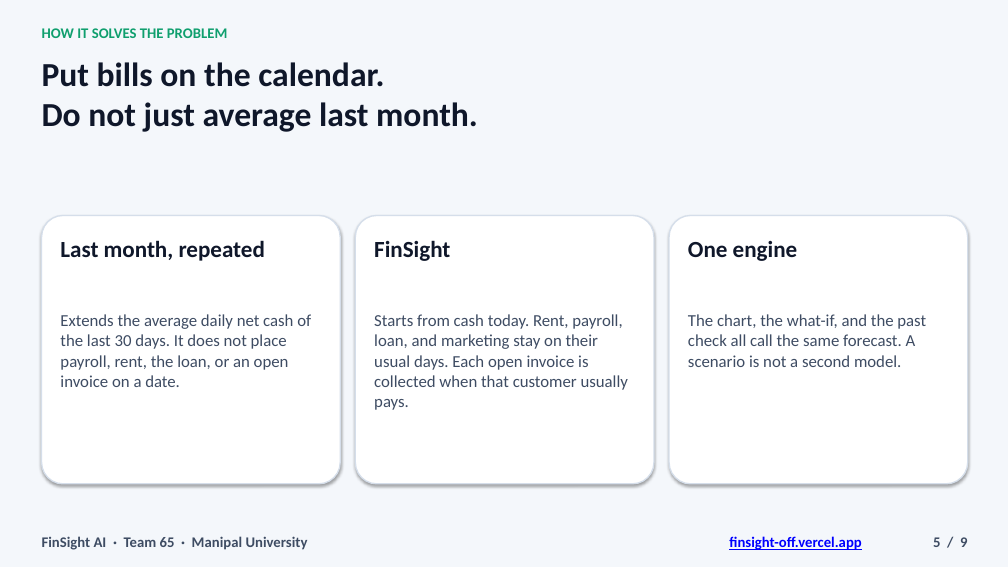
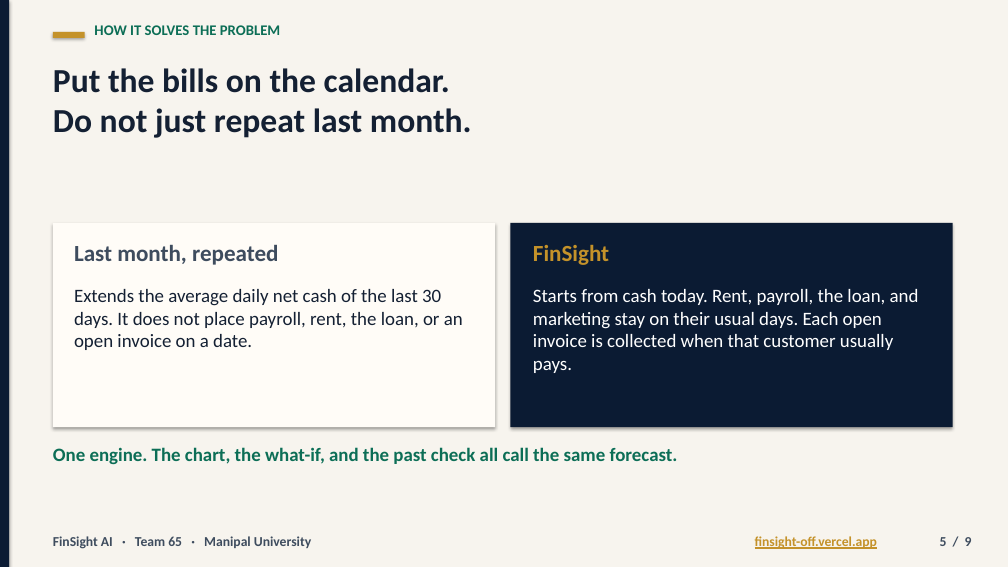
Before and after one commit to Nancy20052020/finsight_off, a slide deck: slide 5 of public/FinSight.pptx. Drawn at 1008x567 pixels with LibreOffice and Linux fonts; fonts in the diff are those of the drawing. Boxes give left, top, right and bottom in pixels: in the first picture for what was removed or moved away, otherwise in the second. Text is boxed around its words. In the diff, an @@ line names an element or a change of style, - is before the commit and + after.

Commit message:
Rebuild the pitch deck as a sharp nine-slide presentation.
Title and closing slides name Amisha Singh and Nancy Verma, Manipal University, Team 65. The middle slides follow the report: the problem, what FinSight does, and how the calendar forecast beats repeating last month. Slides are text only, so they stay sharp.

```diff
--- a/public/FinSight.pptx
+++ b/public/FinSight.pptx
@@ rectangle at bbox=[0, 0, 1008, 567]: fill #F4F7FB to #F7F4EE @@
@@ rectangle added at bbox=[0, 0, 9, 567], fill #0B1B33 @@
@@ text "HOW IT SOLVES THE PROBLEM": place and size @@
-text "HOW IT SOLVES THE PROBLEM" at bbox=[42, 28, 227, 38]
+text "HOW IT SOLVES THE PROBLEM" at bbox=[94, 25, 280, 35]
@@ text "HOW IT SOLVES THE PROBLEM" at bbox=[94, 25, 280, 35]: text colour #0F9F6E to #0C6E56 @@
@@ rectangle added at bbox=[53, 32, 85, 38], fill #C4922A @@
@@ text at bbox=[53, 68, 472, 138]: text changed; text colour #0F172A to #142033 @@
-Put bills on the calendar.
-Do not just average last month.
+Put the bills on the calendar.
+Do not just repeat last month.
@@ rounded rectangle removed at bbox=[42, 216, 340, 484] @@
@@ rectangle added at bbox=[53, 223, 495, 427], fill #FFFCF7 @@
@@ text "Last month, repeated": place and size @@
-text "Last month, repeated" at bbox=[60, 240, 265, 261]
+text "Last month, repeated" at bbox=[74, 245, 278, 265]
@@ text "Last month, repeated" at bbox=[74, 245, 278, 265]: text colour #0F172A to #3E4C5E @@
@@ rounded rectangle removed at bbox=[355, 216, 654, 484] @@
@@ rectangle added at bbox=[510, 223, 953, 427], fill #0B1B33 @@
@@ text "FinSight": place and size @@
-text "FinSight" at bbox=[374, 240, 450, 261]
+text "FinSight" at bbox=[533, 245, 609, 265]
@@ text "FinSight" at bbox=[533, 245, 609, 265]: text colour #0F172A to #C4922A @@
@@ rounded rectangle removed at bbox=[669, 216, 968, 484] @@
@@ text removed at bbox=[688, 241, 798, 261] @@
-One engine
@@ text "Extends the average daily net ...": place and size @@
-text "Extends the average daily net ..." at bbox=[60, 314, 311, 387]
+text "Extends the average daily net ..." at bbox=[74, 289, 463, 350]
@@ text "Extends the average daily net ..." at bbox=[74, 289, 463, 350]: size 16 to 18 pt, text colour #3E4C63 to #142033 @@
@@ text at bbox=[533, 289, 919, 373]: text changed; size 16 to 18 pt; text colour #3E4C63 to #FFFFFF @@
-Starts from cash today. Rent, payroll, loan, and marketing stay on their usual days. Each open invoice is collected when that customer usually pays.
+Starts from cash today. Rent, payroll, the loan, and marketing stay on their usual days. Each open invoice is collected when that customer usually pays.
@@ text at bbox=[53, 447, 678, 465]: text changed; size 16 to 18 pt; text colour #3E4C63 to #0C6E56; bold on @@
-The chart, the what-if, and the past check all call the same forecast. A scenario is not a second model.
+One engine. The chart, the what-if, and the past check all call the same forecast.
@@ text "FinSight AI · Team 65 ...": place and size @@
-text "FinSight AI · Team 65 ..." at bbox=[42, 536, 308, 550]
+text "FinSight AI · Team 65 ..." at bbox=[53, 536, 311, 549]
@@ text "FinSight AI · Team 65 ..." at bbox=[53, 536, 311, 549]: size 14 to 13 pt, text colour #3E4C63 to #3E4C5E @@
@@ text "finsight-off.vercel.app": place and size @@
-text "finsight-off.vercel.app" at bbox=[729, 536, 861, 550]
+text "finsight-off.vercel.app" at bbox=[755, 536, 877, 549]
@@ text "finsight-off.vercel.app" at bbox=[755, 536, 877, 549]: size 14 to 13 pt, text colour #0000FF to #C4922A @@
@@ text "5 / 9" at bbox=[940, 537, 972, 546]: size 14 to 13 pt, text colour #3E4C63 to #3E4C5E @@
```
Also in this commit, not shown: 8 other slides changed, 1 other file.
